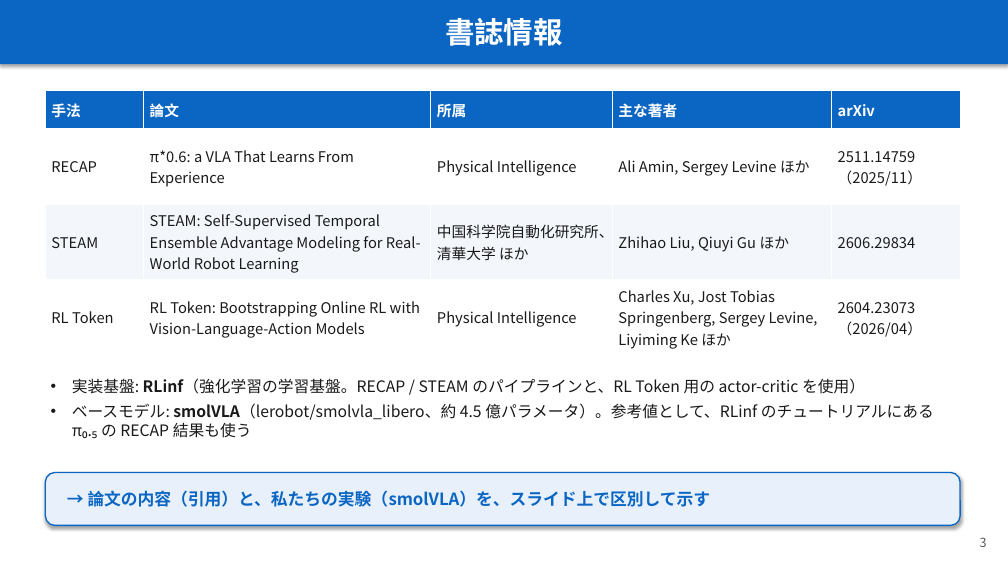
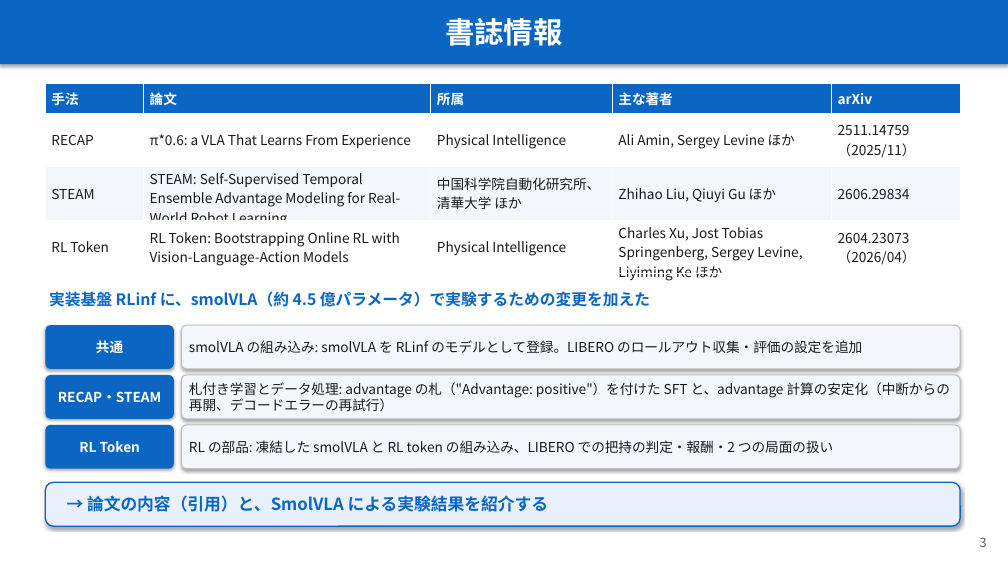
Before and after one commit to Junhand/libero_RL, a slide deck: slide 3 of docs/RECAP_STEAM_RLToken.pptx. Drawn at 1008x567 pixels with LibreOffice and Linux fonts; fonts in the diff are those of the drawing. Boxes give left, top, right and bottom in pixels: in the first picture for what was removed or moved away, otherwise in the second. Text is boxed around its words. In the diff, an @@ line names an element or a change of style, - is before the commit and + after.

```diff
--- a/docs/RECAP_STEAM_RLToken.pptx
+++ b/docs/RECAP_STEAM_RLToken.pptx
@@ table at (45,83,960,285) @@
@@ size 14 to 13 pt @@
@@ table: place and size @@
-table at (45,91,960,355)
+table at (45,83,960,285)
@@ text at (49,289,650,310): text changed; text colour #1A1A1A to #0B66C3; bold on @@
-• 実装基盤: RLinf（強化学習の学習基盤。RECAP / STEAM のパイプラインと、RL Token 用の actor-critic を使用）
-• ベースモデル: smolVLA（lerobot/smolvla_libero、約 4.5 億パラメータ）。参考値として、RLinf のチュートリアルにある π₀.₅ の RECAP 結果も使う
+実装基盤 RLinf に、smolVLA（約 4.5 億パラメータ）で実験するための変更を加えた
@@ rounded rectangle added at (45,325,174,369), fill #0B66C3, 13 pt, text #FFFFFF, bold @@
+共通
@@ rounded rectangle added at (181,325,960,369), fill #F3F7FC, outline #BFBFBF 1 pt, 13 pt, text #1A1A1A @@
+smolVLA の組み込み: smolVLA を RLinf のモデルとして登録。LIBERO のロールアウト収集・評価の設定を追加
@@ rounded rectangle added at (45,375,174,419), fill #0B66C3, 13 pt, text #FFFFFF, bold @@
+RECAP・STEAM
@@ rounded rectangle added at (181,375,960,419), fill #F3F7FC, outline #BFBFBF 1 pt, 13 pt, text #1A1A1A @@
+札付き学習とデータ処理: advantage の札（"Advantage: positive"）を付けた SFT と、advantage 計算の安定化（中断からの再開、デコードエラーの再試行）
@@ rounded rectangle added at (45,425,174,469), fill #0B66C3, 13 pt, text #FFFFFF, bold @@
+RL Token
@@ rounded rectangle added at (181,425,960,469), fill #F3F7FC, outline #BFBFBF 1 pt, 13 pt, text #1A1A1A @@
+RL の部品: 凍結した smolVLA と RL token の組み込み、LIBERO での把持の判定・報酬・2 つの局面の扱い
@@ rounded rectangle "→ 論文の内容（引用）と、SmolVLA による実験結果を紹介する": place and size @@
-rounded rectangle "→ 論文の内容（引用）と、SmolVLA による実験結果を紹介する" at (45,473,960,526)
+rounded rectangle "→ 論文の内容（引用）と、SmolVLA による実験結果を紹介する" at (45,482,960,526)
@@ text in rounded rectangle at (87,495,548,512): text changed @@
-→ 論文の内容（引用）と、私たちの実験（smolVLA）を、スライド上で区別して示す
+→ 論文の内容（引用）と、SmolVLA による実験結果を紹介する
```
Also in this commit, not shown: 1 other file.
